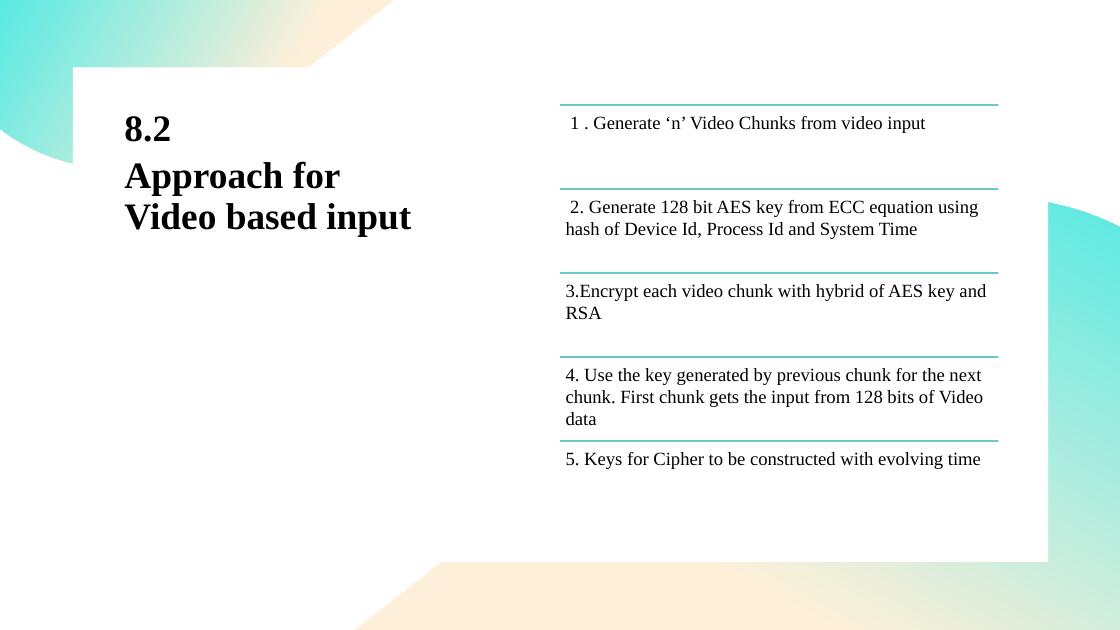
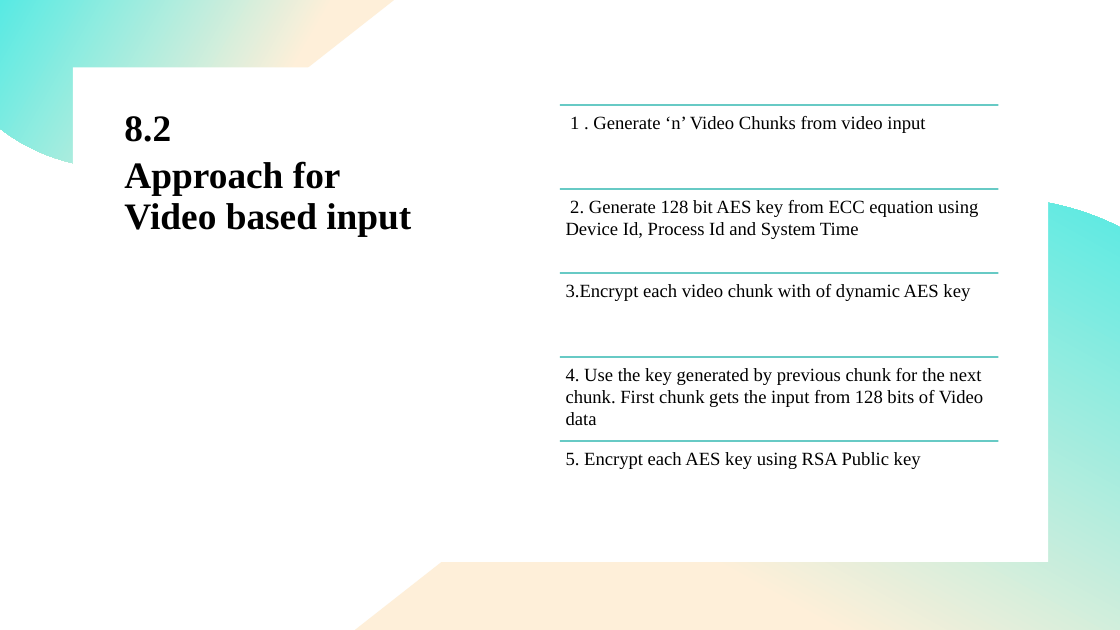
Before and after one commit to lateefcode2101/CipherSheild, a slide deck: slide 12 of docs/ppt/MP-new.pptx. Drawn at 1120x630 pixels with LibreOffice and Linux fonts; fonts in the diff are those of the drawing. Boxes give left, top, right and bottom in pixels: in the first picture for what was removed or moved away, otherwise in the second. Text is boxed around its words. In the diff, an @@ line names an element or a change of style, - is before the commit and + after.

```diff
--- a/docs/ppt/MP-new.pptx
+++ b/docs/ppt/MP-new.pptx
@@ text at (566, 200, 978, 239): text changed @@
-2. Generate 128 bit AES key from ECC equation using hash of Device Id, Process Id and System Time
+2. Generate 128 bit AES key from ECC equation using Device Id, Process Id and System Time
@@ text at (566, 284, 970, 301): text changed @@
-3.Encrypt each video chunk with hybrid of AES key and RSA
+3.Encrypt each video chunk with of dynamic AES key
@@ text at (566, 452, 921, 469): text changed @@
-5. Keys for Cipher to be constructed with evolving time
+5. Encrypt each AES key using RSA Public key
```
Also in this commit, not shown: 4 other slides changed, 2 slides added, 2 slides removed, 15 other files.
